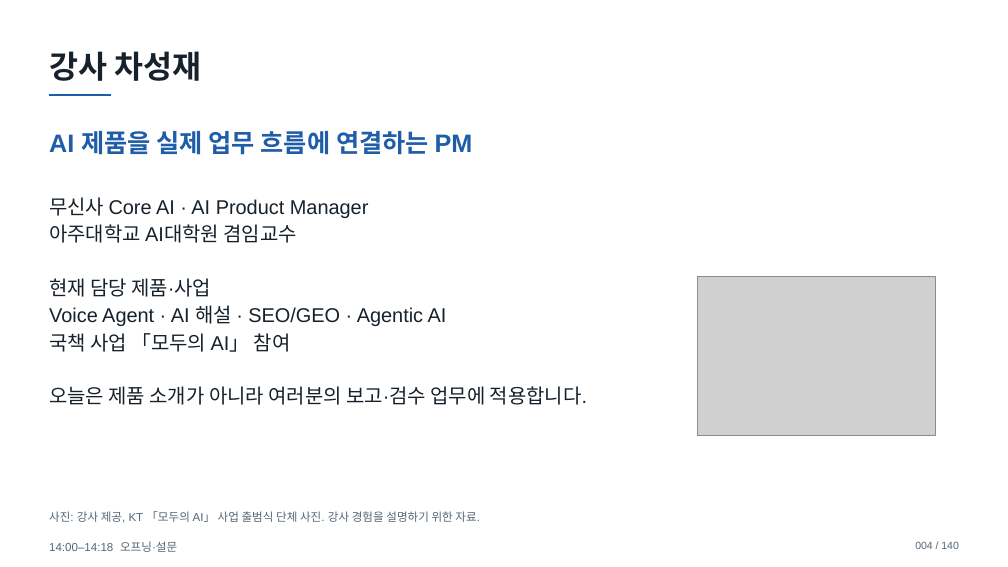
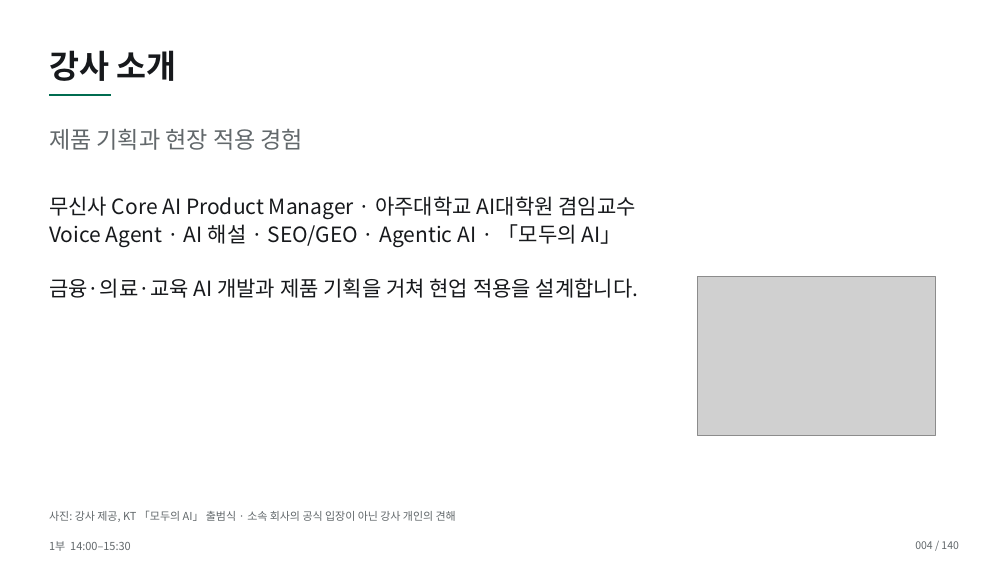
Before and after one commit to smilesjcha/how-to-work-better, a slide deck: slide 4 of lectures/20261007-daeryzen-ai-office/output/daeryzen-ai-office-20261007.pptx. Drawn at 1008x567 pixels with LibreOffice and Linux fonts; fonts in the diff are those of the drawing; grey boxes stand for pictures. Boxes give left, top, right and bottom in pixels: in the first picture for what was removed or moved away, otherwise in the second. Text is boxed around its words. In the diff, an @@ line names an element or a change of style, - is before the commit and + after.

```diff
--- a/lectures/20261007-daeryzen-ai-office/output/daeryzen-ai-office-20261007.pptx
+++ b/lectures/20261007-daeryzen-ai-office/output/daeryzen-ai-office-20261007.pptx
@@ text at (49, 50, 176, 81): text changed; size 30 to 31 pt; font Arial to Noto Sans CJK KR; text colour #17212B to #17191C @@
-강사 차성재
+강사 소개
@@ line (49, 95) - (111, 95): stroke #1F5DA8 2.2 pt to #006C50 2.2 pt @@
@@ text at (49, 128, 303, 150): text changed; size 24 to 22 pt; font Arial to Noto Sans CJK KR; text colour #1F5DA8 to #62686B; bold off @@
-AI 제품을 실제 업무 흐름에 연결하는 PM
+제품 기획과 현장 적용 경험
@@ text at (49, 196, 639, 298): text changed; size 19 to 20 pt; font Arial to Noto Sans CJK KR; text colour #17212B to #17191C @@
-무신사 Core AI · AI Product Manager
-아주대학교 AI대학원 겸임교수
-현재 담당 제품·사업
-Voice Agent · AI 해설 · SEO/GEO · Agentic AI
-국책 사업 「모두의 AI」 참여
-오늘은 제품 소개가 아니라 여러분의 보고·검수 업무에 적용합니다.
+무신사 Core AI Product Manager · 아주대학교 AI대학원 겸임교수
+Voice Agent · AI 해설 · SEO/GEO · Agentic AI · 「모두의 AI」
+금융·의료·교육 AI 개발과 제품 기획을 거쳐 현업 적용을 설계합니다.
@@ text at (49, 510, 456, 522): text changed; size 11 to 10.5 pt; font Arial to Noto Sans CJK KR; text colour #566575 to #62686B @@
-사진: 강사 제공, KT 「모두의 AI」 사업 출범식 단체 사진. 강사 경험을 설명하기 위한 자료.
+사진: 강사 제공, KT 「모두의 AI」 출범식 · 소속 회사의 공식 입장이 아닌 강사 개인의 견해
@@ text "004 / 140" at (915, 541, 958, 549): font Arial to Noto Sans CJK KR, text colour #566575 to #62686B; line spacing 1.15 to 1.12 @@
@@ text at (49, 541, 131, 551): text changed; size 11 to 10.5 pt; font Arial to Noto Sans CJK KR; text colour #566575 to #62686B @@
-14:00–14:18 오프닝·설문
+1부 14:00–15:30
```
Also in this commit, not shown: 138 other slides changed, 1 slide added, 1 slide removed, 21 other files.
